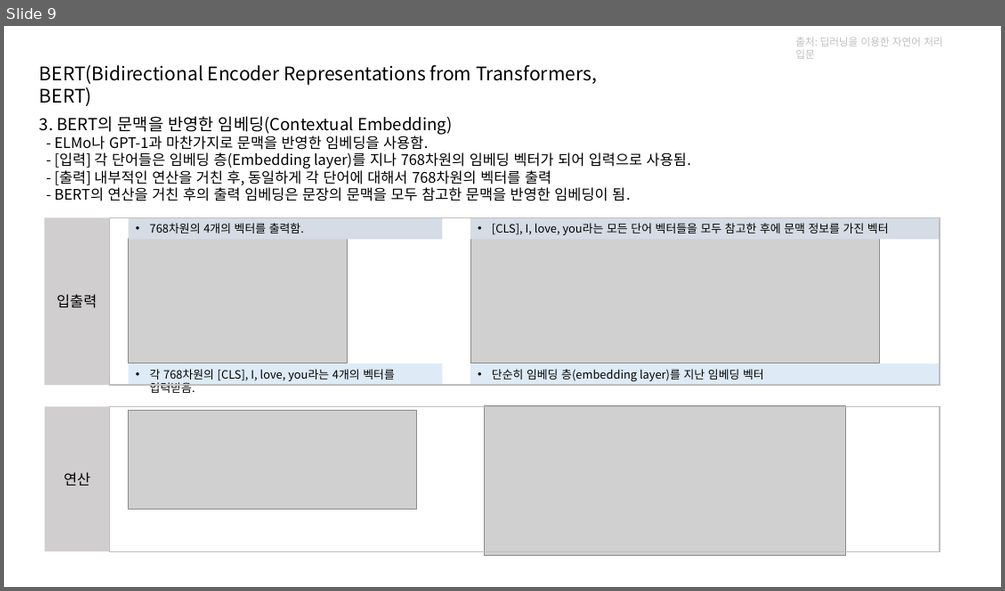
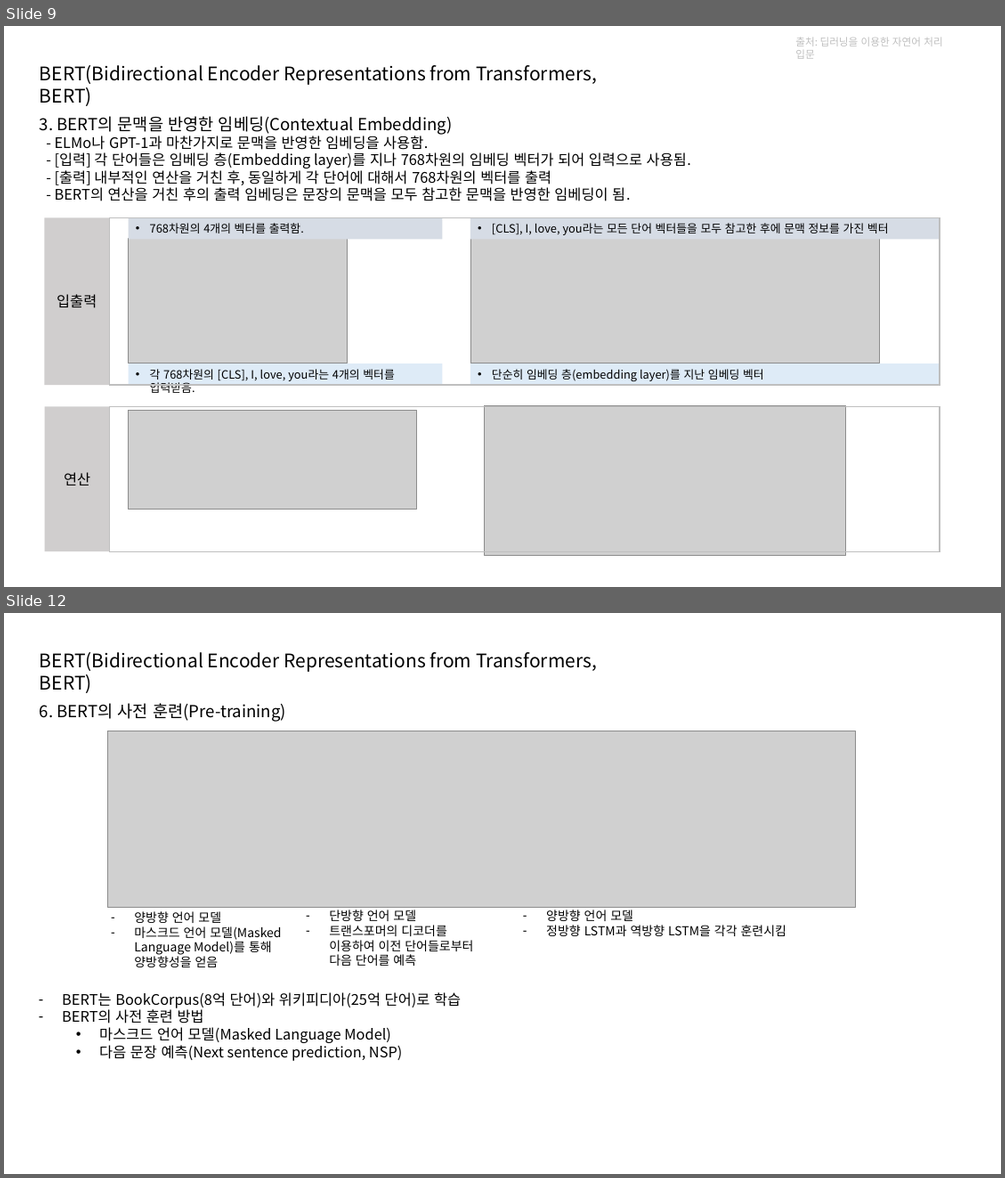
Before and after one commit to kjh8331267/NLP_Study, a slide deck: slide/BERT.pptx. Shown one above the other, each under a label of ours: slide 9 before the commit, slides 9 and 12 after it; the slides between them are not shown. The pictures are 1005x591 and 1005x1178 pixels, drawn with LibreOffice and Linux fonts; fonts in the diff are those of the drawing; grey boxes stand for pictures. Boxes give left, top, right and bottom in pixels: in the first picture for what was removed or moved away, otherwise in the second. Text is boxed around its words. In the diff, an @@ line names an element or a change of style, - is before the commit and + after.

```diff
--- a/slide/BERT.pptx
+++ b/slide/BERT.pptx
@@ slide 12 added at <box>4,613,1001,1174</box>, background #FFFFFF @@
@@ text added at <box>40,652,597,693</box>, 18 pt, text #000000 @@
+BERT(Bidirectional Encoder Representations from Transformers, BERT)
@@ text added at <box>40,703,286,722</box>, 16 pt, text #000000 @@
+6. BERT의 사전 훈련(Pre-training)
@@ picture added at <box>108,730,856,907</box> @@
@@ text added at <box>134,911,281,967</box>, 12 pt, text #000000 @@
+– 양방향 언어 모델
+– 마스크드 언어 모델(Masked Language Model)를 통해 양방향성을 얻음
@@ text added at <box>329,909,473,965</box>, 12 pt, text #000000 @@
+– 단방향 언어 모델
+– 트랜스포머의 디코더를 이용하여 이전 단어들로부터 다음 단어를 예측
@@ text added at <box>546,909,786,936</box>, 12 pt, text #000000 @@
+– 양방향 언어 모델
+– 정방향 LSTM과 역방향 LSTM을 각각 훈련시킴
@@ text added at <box>62,992,461,1061</box>, 14 pt, text #000000 @@
+– BERT는 BookCorpus(8억 단어)와 위키피디아(25억 단어)로 학습
+– BERT의 사전 훈련 방법
+  • 마스크드 언어 모델(Masked Language Model)
+  • 다음 문장 예측(Next sentence prediction, NSP)
```
Also in this commit, not shown: 1 slide changed, 2 other slides added.
